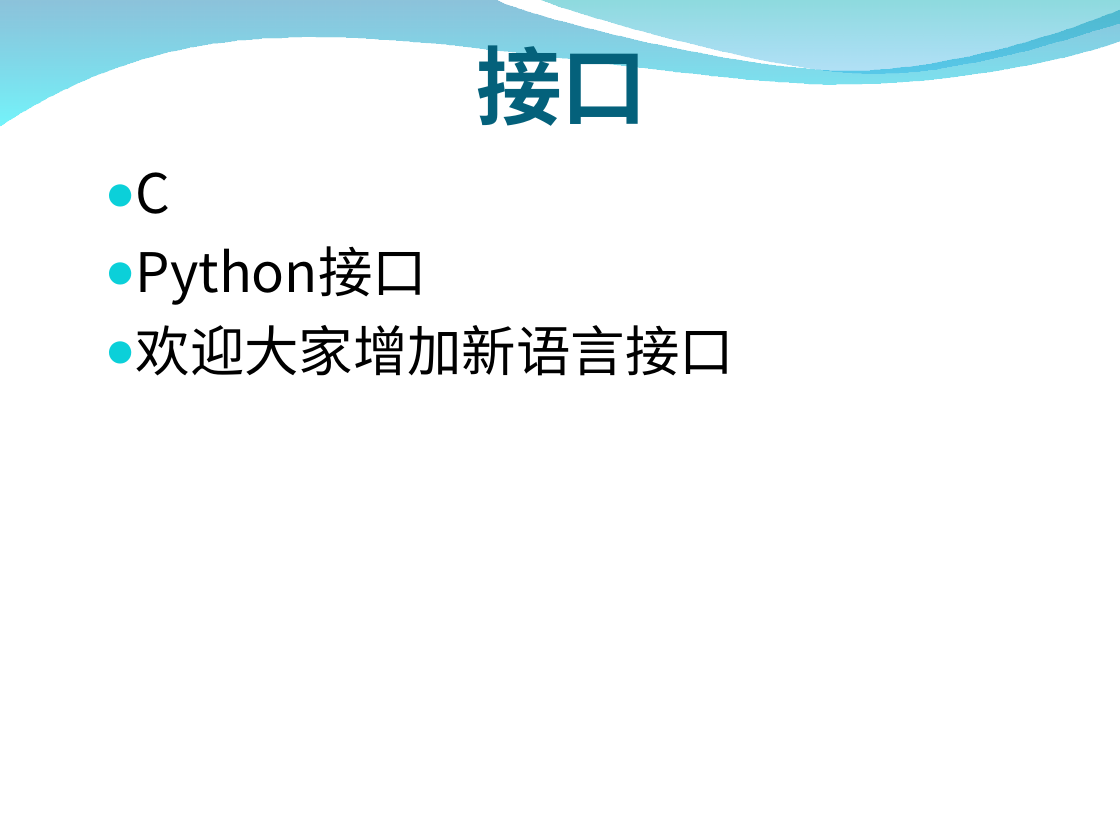
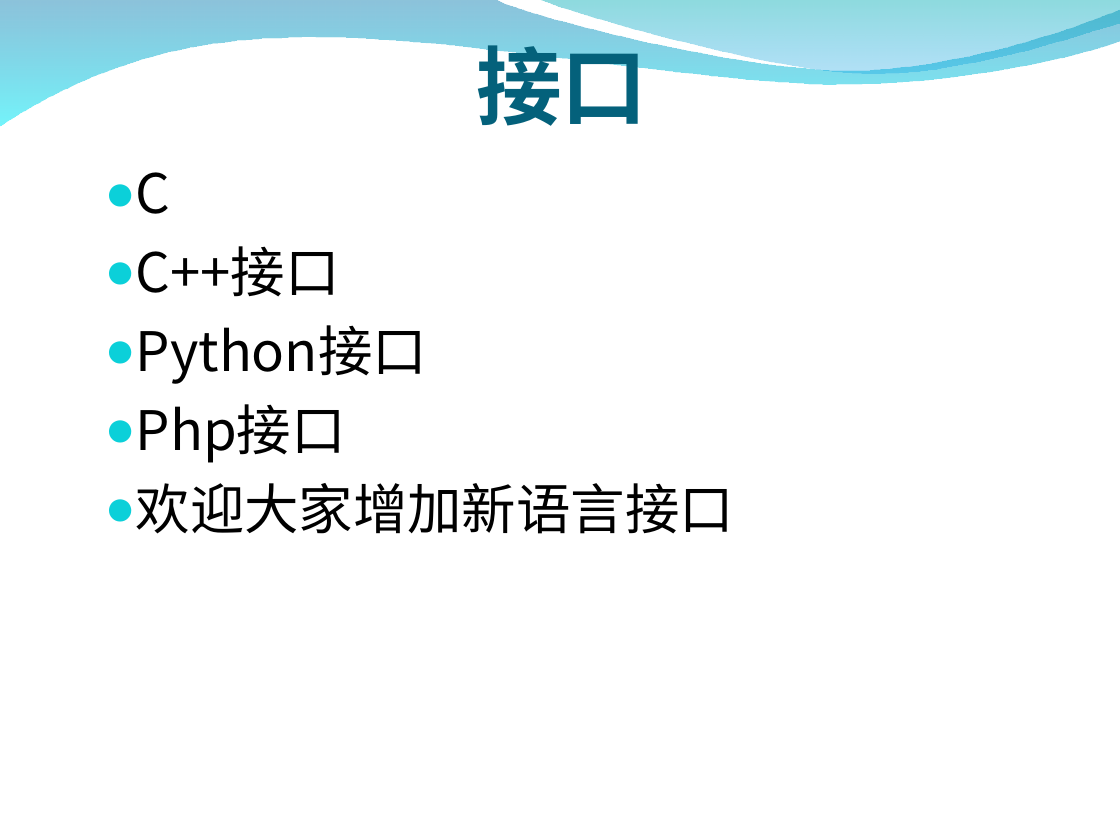
Before and after one commit to burstas/cwinux-mq, a slide deck: slide 42 of mq/doc/mq_introduce.ppt (slide 40 before the commit). Drawn at 1120x840 pixels with LibreOffice and Linux fonts; fonts in the diff are those of the drawing; background and template pictures are left out. Boxes give left, top, right and bottom in pixels: in the first picture for what was removed or moved away, otherwise in the second. Text is boxed around its words. In the diff, an @@ line names an element or a change of style, - is before the commit and + after.

```diff
--- a/mq/doc/mq_introduce.ppt
+++ b/mq/doc/mq_introduce.ppt
@@ text at <box>136,246,340,297</box>: paragraph added @@
+● C++接口
@@ text at <box>136,404,346,463</box>: paragraph added @@
+● Php接口
```
Also in this commit, not shown: 3 other slides changed, 3 slides added, 1 slide removed.
